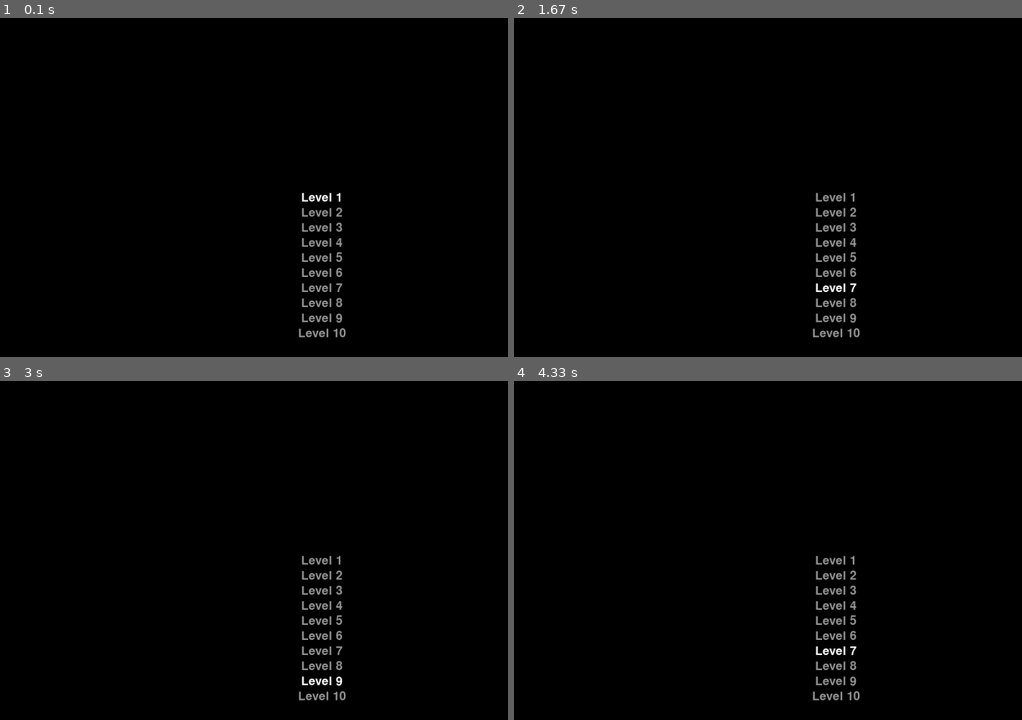
Above: before the commit, frames 1-4 (two rows, left to right).
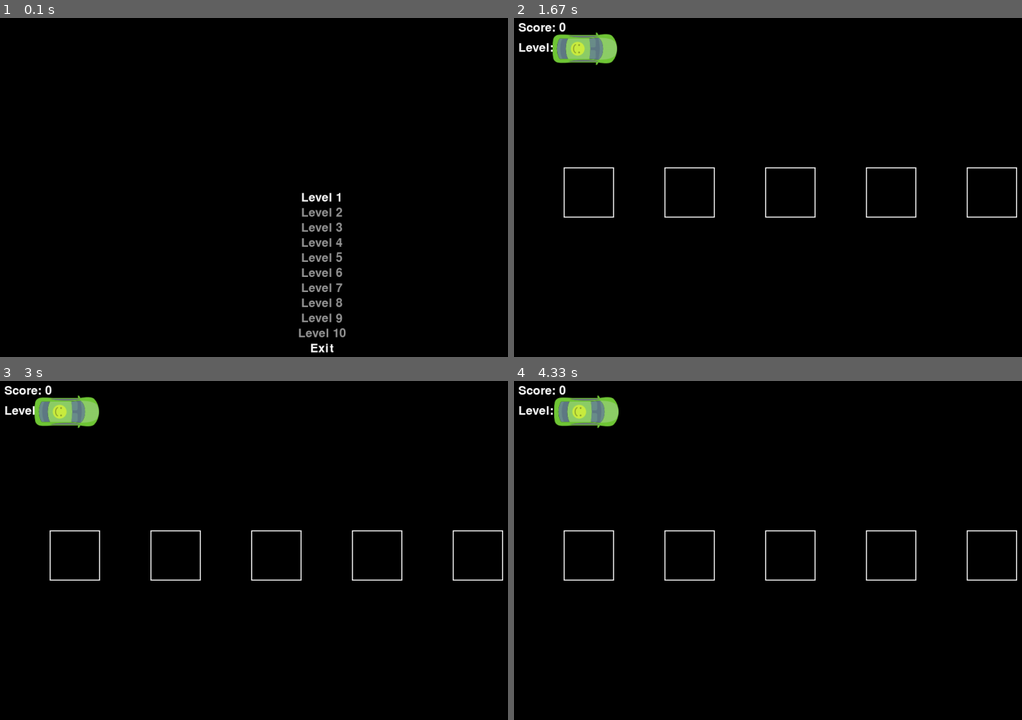
Above: after the commit, the same moments.

Repository: Lukas18769/Projekt-1-5BHEL
Game: pygame game, started from game.py
Two runs of this game, one before a commit and one after it. Both use one fixed random seed, a clock stepped at 60 frames per second and the inputs below.
Inputs:
- Up to frame 1 (0.1 s): no input
- Up to frame 2 (1.67 s): hold Esc 0.33-0.8 s; hold Up 0.33-0.8 s; hold Up 0.83-1.3 s
- Up to frame 3 (3 s): hold Down 2.4-2.7 s
- Up to frame 4 (4.33 s): hold Up 3.17-3.53 s; hold Down from 4.23 s (still down)

The runs differ from the first frame. In frame 1, less than 0.1% of the frame differs, in the area x 61-66%, y 95-99%; in frame 2, 3.5%; in frame 3, 3.5%; in frame 4, 3.5%, in the area x 0-100%, y 1-95%.

Commit message:
Level Menü und Leven 1 und 2 aktualisiert

Diff:
--- /dev/null
+++ b/Abgabe .txt
@@ -0,0 +1,2 @@
+Abgabe:
+Link zu Projekt: https://github.com/Lukas18769/Projekt-1-5BHEL
--- a/game.py
+++ b/game.py
@@ -51,6 +51,11 @@
             text_rect = text.get_rect(center=(640, 360 + i * 50))
             self.screen.blit(text, text_rect)
 
+        # Zeichne den Exit-Button
+        exit_text = self.font.render("Exit", True, (255, 255, 255))
+        exit_rect = exit_text.get_rect(center=(640, 360 + len(self.menu_options) * 50))
+        self.screen.blit(exit_text, exit_rect)
+
         pygame.display.flip()
 
     def handle_input(self):
@@ -66,6 +71,9 @@
                 return "start"
             elif self.selected_option == 1:
                 return "quit"
+
+        if keys[pygame.K_ESCAPE]:
+            return "quit"
 
         return None
 
@@ -85,6 +93,12 @@
             text = self.font.render(level, True, color)
             text_rect = text.get_rect(center=(640, 360 + i * 30))
             self.screen.blit(text, text_rect)
+
+        # Zeichne den Exit-Button
+        exit_text = self.font.render("Exit", True, (255, 255, 255))
+        exit_rect = exit_text.get_rect(center=(640, 360 + len(self.levels) * 30))
+        self.screen.blit(exit_text, exit_rect)
+
         pygame.display.flip()
 
     def handle_input(self):
@@ -100,6 +114,9 @@
                 return self.selected_level + 1  # Gibt die Nummer des ausgewählten Levels zurück
 
             self.last_input_time = current_time
+
+        if keys[pygame.K_ESCAPE]:
+            return "quit"
 
         return None
 
@@ -172,6 +189,9 @@
             for event in pygame.event.get():
                 if event.type == pygame.QUIT:
                     self.exit = True
+                elif event.type == pygame.KEYDOWN:
+                    if event.key == pygame.K_ESCAPE:
+                        self.exit = True
 
             pressed = pygame.key.get_pressed()
 
Not shown, changed: CHANGELOG.md
